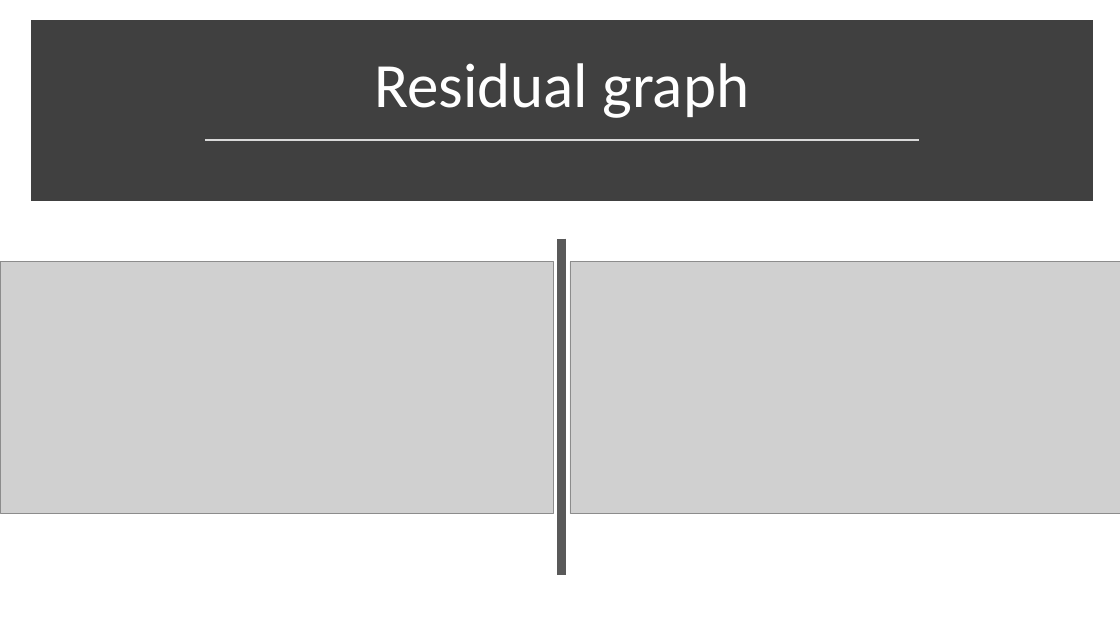
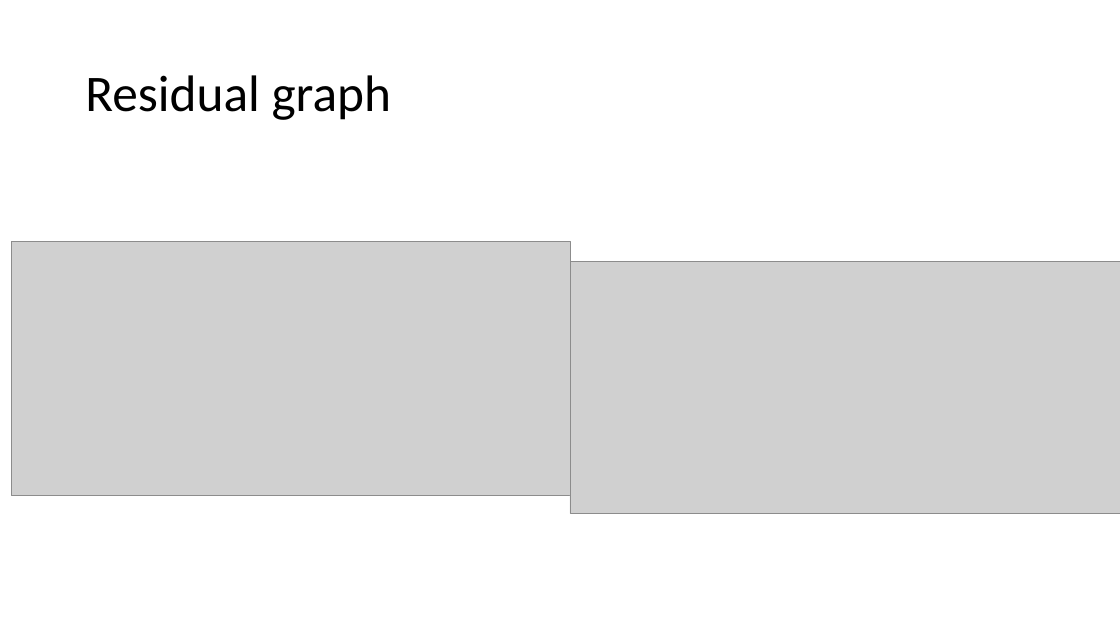
Before and after one commit to LMacPhail/ford-fulkerson, a slide deck: slide 4 of presentation-slides.pptx. Drawn at 1120x630 pixels with LibreOffice and Linux fonts; fonts in the diff are those of the drawing; grey boxes stand for pictures. Boxes give left, top, right and bottom in pixels: in the first picture for what was removed or moved away, otherwise in the second. Text is boxed around its words. In the diff, an @@ line names an element or a change of style, - is before the commit and + after.

Commit message:
removed styles from slides

```diff
--- a/presentation-slides.pptx
+++ b/presentation-slides.pptx
@@ rectangle removed at bbox=[36, 26, 1087, 196] @@
@@ title "Residual graph": place and size @@
-title "Residual graph" at bbox=[374, 63, 750, 118]
+title "Residual graph" at bbox=[85, 75, 392, 120]
@@ title "Residual graph" at bbox=[85, 75, 392, 120]: size 54 to 44 pt, text colour #FFFFFF to #000000; alignment centre to left; vertical alignment bottom to middle @@
@@ line removed from (205, 139) to (919, 139) @@
@@ line removed from (562, 239) to (562, 575) @@
@@ picture: place and size @@
-picture at bbox=[1, 262, 554, 514]
+picture at bbox=[12, 241, 571, 496]
```
Also in this commit, not shown: 4 other slides changed.
